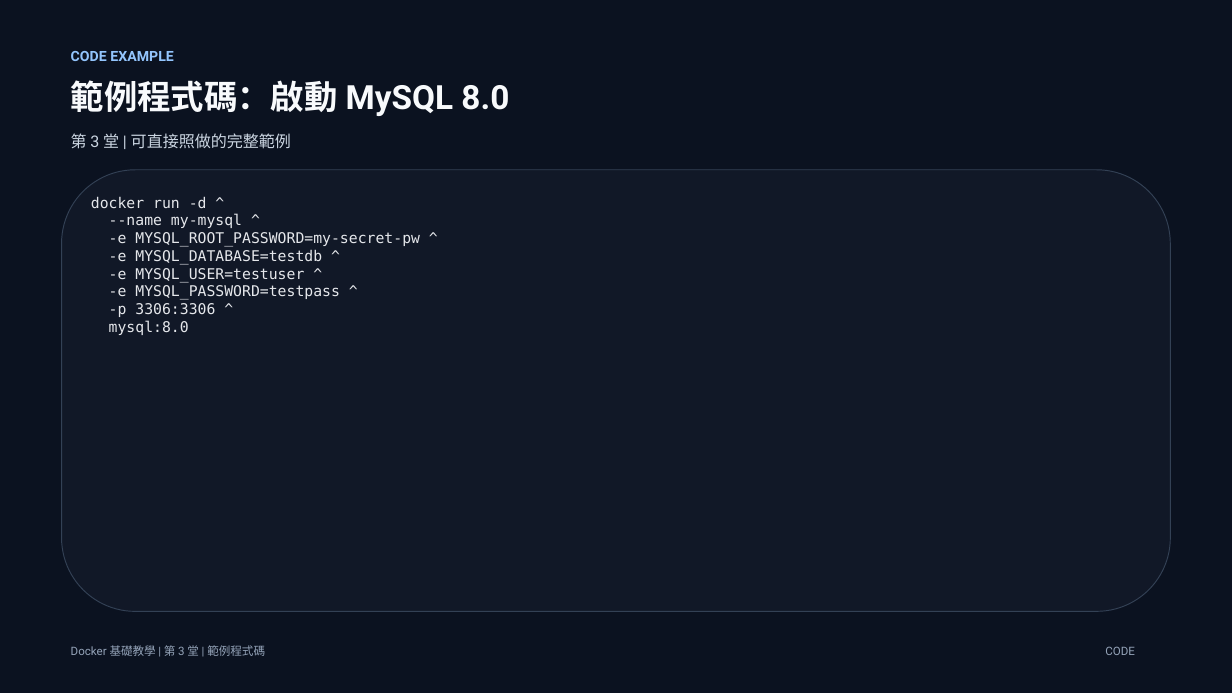
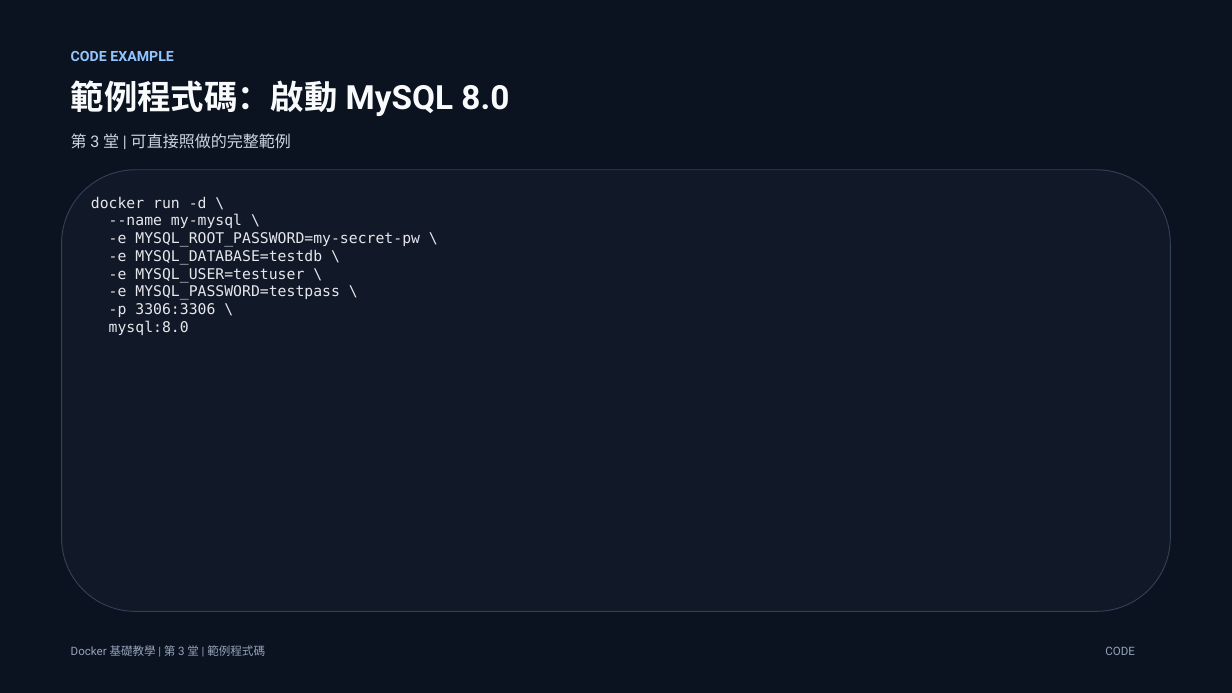
Before and after one commit to lalalalaluk/docker-practice, a slide deck: slide 8 of slides/docker-session3-mysql-compose.pptx. Drawn at 1232x693 pixels with LibreOffice and Linux fonts; fonts in the diff are those of the drawing. Boxes give left, top, right and bottom in pixels: in the first picture for what was removed or moved away, otherwise in the second. Text is boxed around its words. In the diff, an @@ line names an element or a change of style, - is before the commit and + after.

```diff
--- a/slides/docker-session3-mysql-compose.pptx
+++ b/slides/docker-session3-mysql-compose.pptx
@@ text at [91, 196, 420, 317]: text changed @@
-docker run -d ^
---name my-mysql ^
--e MYSQL_ROOT_PASSWORD=my-secret-pw ^
--e MYSQL_DATABASE=testdb ^
--e MYSQL_USER=testuser ^
--e MYSQL_PASSWORD=testpass ^
--p 3306:3306 ^
+docker run -d \
+--name my-mysql \
+-e MYSQL_ROOT_PASSWORD=my-secret-pw \
+-e MYSQL_DATABASE=testdb \
+-e MYSQL_USER=testuser \
+-e MYSQL_PASSWORD=testpass \
+-p 3306:3306 \
```
Also in this commit, not shown: 26 other slides changed, 4 other files.
